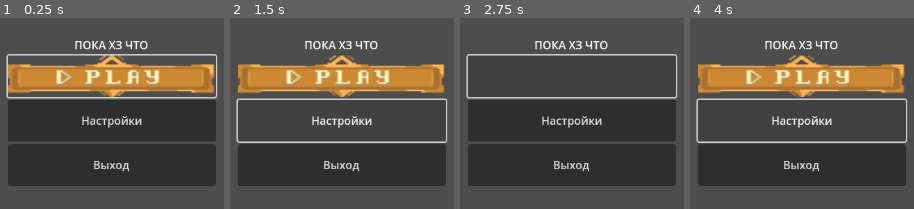
Above: before the commit, frames 1-4 (left to right).
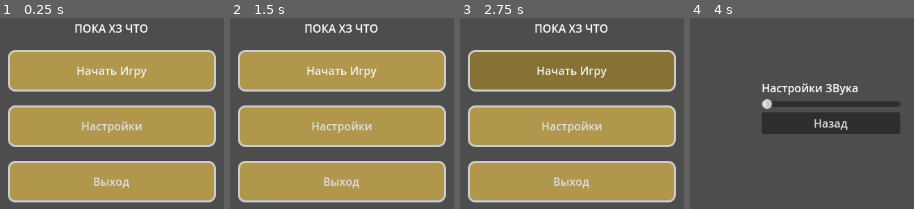
Above: after the commit, the same moments.

Repository: Micoto12/GGJ26
Game: Godot game, scene res://scene/main_menu.tscn
Two runs of this game, one before a commit and one after it. Both use one fixed random seed, a clock stepped at 60 frames per second and the inputs below. Before the commit the project starts from res://main_menu.tscn.
Inputs (mouse positions are in pixels of both pictures, inside the frame that each line leads up to; where the layout moved, square brackets give the same spot in the first picture):
- Up to frame 1 (0.25 s): no input
- Up to frame 2 (1.5 s): click "Настройки" at 0.5 s; click (371, 123) at 1.25 s, where only the run after the commit has a clickable "Назад"
- Up to frame 3 (2.75 s): click (572, 71) [572, 77] at 2 s
- Up to frame 4 (4 s): click (802, 71) [802, 77] at 2.75 s; click "Настройки" at 3.5 s

The runs differ from the first frame. In frame 1, 73% of the frame differs, in the area x 2-97%, y 3-97%; in frame 2, 70%; in frame 3, 73%; in frame 4, 39%.

Commit message:
звуки и менюшка

Diff:
--- a/main_menu.gd
+++ /dev/null
@@ -1,13 +0,0 @@
-extends Control
-
-func _ready():
-	$CenterContainer/VBoxContainer/StartButton.grab_focus()
-
-func _on_start_pressed():
-	get_tree().change_scene_to_file("res://scenes/Game.tscn")
-
-func _on_settings_pressed():
-	get_tree().change_scene_to_file("res://scenes/Settings.tscn")
-
-func _on_exit_pressed():
-	get_tree().quit()
--- a/main_menu.tscn
+++ /dev/null
@@ -1,59 +0,0 @@
-[gd_scene load_steps=4 format=3 uid="uid://derjtg2obkonn"]
-
-[ext_resource type="Script" path="res://main_menu.gd" id="1_jsgwb"]
-[ext_resource type="Texture2D" uid="uid://d1p58gcioqdl6" path="res://Menu_5.png" id="2_160rh"]
-
-[sub_resource type="StyleBoxTexture" id="StyleBoxTexture_i3d57"]
-texture = ExtResource("2_160rh")
-
-[node name="MainMenu" type="Control"]
-layout_direction = 1
-layout_mode = 3
-anchors_preset = 15
-anchor_right = 1.0
-anchor_bottom = 1.0
-offset_left = 48.0
-offset_top = 28.0
-offset_right = 48.0
-offset_bottom = 28.0
-grow_horizontal = 2
-grow_vertical = 2
-script = ExtResource("1_jsgwb")
-
-[node name="CenterContainer" type="CenterContainer" parent="."]
-layout_mode = 1
-anchors_preset = 15
-anchor_right = 1.0
-anchor_bottom = 1.0
-offset_left = -10.0
-offset_top = -9.0
-offset_right = -10.0
-offset_bottom = -9.0
-grow_horizontal = 2
-grow_vertical = 2
-
-[node name="VBoxContainer" type="VBoxContainer" parent="CenterContainer"]
-layout_mode = 2
-alignment = 1
-
-[node name="Label ( название игры)" type="Label" parent="CenterContainer/VBoxContainer"]
-layout_mode = 2
-text = "Пока хз что"
-horizontal_alignment = 1
-vertical_alignment = 1
-uppercase = true
-
-[node name="StartButton" type="Button" parent="CenterContainer/VBoxContainer"]
-custom_minimum_size = Vector2(300, 60)
-layout_mode = 2
-theme_override_styles/normal = SubResource("StyleBoxTexture_i3d57")
-
-[node name="SettingsButton" type="Button" parent="CenterContainer/VBoxContainer"]
-custom_minimum_size = Vector2(300, 60)
-layout_mode = 2
-text = "Настройки"
-
-[node name="ExitButton" type="Button" parent="CenterContainer/VBoxContainer"]
-custom_minimum_size = Vector2(300, 60)
-layout_mode = 2
-text = "Выход"
--- a/new_script.gd
+++ /dev/null
@@ -1,11 +0,0 @@
-extends Node
-
-
-# Called when the node enters the scene tree for the first time.
-func _ready() -> void:
-	pass # Replace with function body.
-
-
-# Called every frame. 'delta' is the elapsed time since the previous frame.
-func _process(delta: float) -> void:
-	pass
--- a/node_2d.tscn
+++ /dev/null
@@ -1,12 +0,0 @@
-[gd_scene load_steps=2 format=3 uid="uid://63oc5fm8wo6c"]
-
-[sub_resource type="RectangleShape2D" id="RectangleShape2D_u483r"]
-size = Vector2(321, 219)
-
-[node name="Character" type="Node2D"]
-
-[node name="CharacterBody2D" type="CharacterBody2D" parent="."]
-
-[node name="CollisionShape2D" type="CollisionShape2D" parent="CharacterBody2D"]
-position = Vector2(197, -36)
-shape = SubResource("RectangleShape2D_u483r")
--- a/project.godot
+++ b/project.godot
@@ -8,13 +8,9 @@
 
 config_version=5
 
-[animation]
-
-compatibility/default_parent_skeleton_in_mesh_instance_3d=true
-
 [application]
 
 config/name="GGJ_Mask"
-run/main_scene="res://main_menu.tscn"
+run/main_scene="res://scene/main_menu.tscn"
 config/features=PackedStringArray("4.3", "Forward Plus")
 config/icon="res://icon.svg"
--- /dev/null
+++ b/scene/Settings.tscn
@@ -0,0 +1,45 @@
+[gd_scene load_steps=2 format=3 uid="uid://cxj5oq6jcmbb0"]
+
+[ext_resource type="Script" path="res://scripts/settings.gd" id="1_b6xkl"]
+
+[node name="SettingsPanel" type="Control"]
+layout_mode = 3
+anchors_preset = 15
+anchor_right = 1.0
+anchor_bottom = 1.0
+grow_horizontal = 2
+grow_vertical = 2
+script = ExtResource("1_b6xkl")
+
+[node name="TextureRect" type="TextureRect" parent="."]
+layout_mode = 0
+offset_right = 40.0
+offset_bottom = 40.0
+
+[node name="VBoxContainer" type="VBoxContainer" parent="."]
+layout_mode = 1
+anchors_preset = 8
+anchor_left = 0.5
+anchor_top = 0.5
+anchor_right = 0.5
+anchor_bottom = 0.5
+offset_left = -20.0
+offset_top = -27.5
+offset_right = 180.0
+offset_bottom = 172.5
+grow_horizontal = 2
+grow_vertical = 2
+
+[node name="Label" type="Label" parent="VBoxContainer"]
+layout_mode = 2
+text = "Настройки ЗВука"
+
+[node name="VolumeSlider" type="HSlider" parent="VBoxContainer"]
+layout_mode = 2
+
+[node name="Button" type="Button" parent="VBoxContainer"]
+layout_mode = 2
+text = "Назад"
+
+[connection signal="value_changed" from="VBoxContainer/VolumeSlider" to="." method="_on_volume_slider_value_changed"]
+[connection signal="pressed" from="VBoxContainer/Button" to="." method="_on_button_pressed"]
--- /dev/null
+++ b/scene/main_menu.tscn
@@ -0,0 +1,134 @@
+[gd_scene load_steps=8 format=3 uid="uid://c6fc48swjj3u4"]
+
+[ext_resource type="Script" path="res://scripts/main_menu.gd" id="1_0d0bq"]
+
+[sub_resource type="StyleBoxEmpty" id="StyleBoxEmpty_87rbu"]
+
+[sub_resource type="StyleBoxFlat" id="StyleBoxFlat_4h3se"]
+bg_color = Color(0.526419, 0.447967, 0.207058, 1)
+border_width_left = 3
+border_width_top = 3
+border_width_right = 3
+border_width_bottom = 3
+corner_radius_top_left = 10
+corner_radius_top_right = 10
+corner_radius_bottom_right = 10
+corner_radius_bottom_left = 10
+
+[sub_resource type="StyleBoxFlat" id="StyleBoxFlat_jn2fx"]
+bg_color = Color(0.227967, 0.70871, 0.326833, 1)
+border_width_left = 3
+border_width_top = 3
+border_width_right = 3
+border_width_bottom = 3
+corner_radius_top_left = 10
+corner_radius_top_right = 10
+corner_radius_bottom_right = 10
+corner_radius_bottom_left = 10
+
+[sub_resource type="StyleBoxFlat" id="StyleBoxFlat_q0dfs"]
+bg_color = Color(0.688627, 0.592325, 0.299309, 1)
+border_width_left = 3
+border_width_top = 3
+border_width_right = 3
+border_width_bottom = 3
+corner_radius_top_left = 10
+corner_radius_top_right = 10
+corner_radius_bottom_right = 10
+corner_radius_bottom_left = 10
+
+[sub_resource type="StyleBoxFlat" id="StyleBoxFlat_063o5"]
+bg_color = Color(0.333333, 0.431373, 0.776471, 1)
+border_width_left = 3
+border_width_top = 3
+border_width_right = 3
+border_width_bottom = 3
+corner_radius_top_left = 10
+corner_radius_top_right = 10
+corner_radius_bottom_right = 10
+corner_radius_bottom_left = 10
+
+[sub_resource type="StyleBoxFlat" id="StyleBoxFlat_kqlhi"]
+bg_color = Color(0.601691, 0.125841, 0.126977, 1)
+border_width_left = 3
+border_width_top = 3
+border_width_right = 3
+border_width_bottom = 3
+corner_radius_top_left = 10
+corner_radius_top_right = 10
+corner_radius_bottom_right = 10
+corner_radius_bottom_left = 10
+
+[node name="MainMenu" type="Control"]
+layout_direction = 1
+layout_mode = 3
+anchors_preset = 15
+anchor_right = 1.0
+anchor_bottom = 1.0
+offset_left = 48.0
+offset_top = 28.0
+offset_right = 48.0
+offset_bottom = 28.0
+grow_horizontal = 2
+grow_vertical = 2
+script = ExtResource("1_0d0bq")
+
+[node name="TextureRect" type="TextureRect" parent="."]
+layout_mode = 0
+offset_right = 40.0
+offset_bottom = 40.0
+
+[node name="CenterContainer" type="CenterContainer" parent="."]
+layout_mode = 1
+anchors_preset = 15
+anchor_right = 1.0
+anchor_bottom = 1.0
+offset_left = -10.0
+offset_top = -9.0
+offset_right = -10.0
+offset_bottom = -9.0
+grow_horizontal = 2
+grow_vertical = 2
+
+[node name="Main" type="VBoxContainer" parent="CenterContainer"]
+layout_mode = 2
+theme_override_constants/separation = 20
+alignment = 1
+
+[node name="Label ( название игры)" type="Label" parent="CenterContainer/Main"]
+layout_mode = 2
+text = "Пока хз что"
+horizontal_alignment = 1
+vertical_alignment = 1
+uppercase = true
+
+[node name="StartButton" type="Button" parent="CenterContainer/Main"]
+custom_minimum_size = Vector2(300, 60)
+layout_mode = 2
+theme_override_styles/focus = SubResource("StyleBoxEmpty_87rbu")
+theme_override_styles/hover = SubResource("StyleBoxFlat_4h3se")
+theme_override_styles/pressed = SubResource("StyleBoxFlat_jn2fx")
+theme_override_styles/normal = SubResource("StyleBoxFlat_q0dfs")
+text = "Начать Игру"
+
+[node name="SettingsButton" type="Button" parent="CenterContainer/Main"]
+custom_minimum_size = Vector2(300, 60)
+layout_mode = 2
+theme_override_styles/focus = SubResource("StyleBoxEmpty_87rbu")
+theme_override_styles/hover = SubResource("StyleBoxFlat_4h3se")
+theme_override_styles/pressed = SubResource("StyleBoxFlat_063o5")
+theme_override_styles/normal = SubResource("StyleBoxFlat_q0dfs")
+text = "Настройки"
+
+[node name="ExitButton" type="Button" parent="CenterContainer/Main"]
+custom_minimum_size = Vector2(300, 60)
+layout_mode = 2
+theme_override_styles/focus = SubResource("StyleBoxEmpty_87rbu")
+theme_override_styles/hover = SubResource("StyleBoxFlat_4h3se")
+theme_override_styles/pressed = SubResource("StyleBoxFlat_kqlhi")
+theme_override_styles/normal = SubResource("StyleBoxFlat_q0dfs")
+text = "Выход"
+
+[connection signal="pressed" from="CenterContainer/Main/StartButton" to="." method="_on_start_button_pressed"]
+[connection signal="pressed" from="CenterContainer/Main/SettingsButton" to="." method="_on_settings_button_pressed"]
+[connection signal="pressed" from="CenterContainer/Main/ExitButton" to="." method="_on_exit_button_pressed"]
--- /dev/null
+++ b/scripts/main_menu.gd
@@ -0,0 +1,31 @@
+extends Control
+
+func _ready():
+	# Путь был исправлен ранее с учетом имени "Main buttons"
+	$CenterContainer/Main/StartButton.grab_focus()
+	load_settings()
+
+# Функции кнопок:
+func _on_exit_button_pressed() -> void:
+	print("Нажал на выход!")
+	get_tree().quit()
+func _on_settings_button_pressed() -> void:
+	get_tree().change_scene_to_file("res://scene/Settings.tscn")
+func _on_start_button_pressed() -> void:
+	get_tree().change_scene_to_file("res://scene/Game.tscn")
+
+func load_settings():
+	var config = ConfigFile.new()
+	var error = config.load("user://settings.cfg")
+
+	if error == OK:
+		var saved_volume = config.get_value("Audio", "MasterVolume", 1.0)
+		# Убедимся, что значение прочитано
+		print("Загруженная громкость: ", saved_volume)
+
+		var bus_index = AudioServer.get_bus_index("Master")
+		var db_value = linear_to_db(saved_volume)
+		AudioServer.set_bus_volume_db(bus_index, db_value)
+	else:
+		# Это сообщение появится при первом запуске, пока файла нет
+		print("Файл настроек не найден или ошибка загрузки: ", error)
--- /dev/null
+++ b/scripts/settings.gd
@@ -0,0 +1,40 @@
+extends Control
+func _ready():
+	load_slider_position()
+
+func load_slider_position():
+	var config = ConfigFile.new()
+	var error = config.load("user://settings.cfg")
+	var volume_slider_node = find_child("VolumeSlider") # Находим ползунок
+
+	if error == OK and volume_slider_node:
+		# Читаем сохраненное значение
+		var saved_volume = config.get_value("Audio", "MasterVolume", 1.0)
+
+		# Устанавливаем позицию ползунка на загруженное значение
+		volume_slider_node.value = saved_volume
+
+		# Также сразу применяем громкость (на всякий случай)
+		_on_volume_slider_value_changed(saved_volume)
+func _on_volume_slider_value_changed(value: float) -> void:
+	var bus_index = AudioServer.get_bus_index("Master")
+	var db_value = linear_to_db(value)
+	AudioServer.set_bus_volume_db(bus_index, db_value)
+
+func _on_button_pressed() -> void: # Предполагается, что это кнопка "Назад"
+	var config = ConfigFile.new()
+
+	# Используем find_child() для поиска ползунка по имени
+	var volume_slider_node = find_child("VolumeSlider")
+
+	if volume_slider_node:
+		# Убедимся, что значение записывается
+		print("Сохраняем громкость: ", volume_slider_node.value)
+		config.set_value("Audio", "MasterVolume", volume_slider_node.value)
+
+		# Файл user://settings.cfg будет создан автоматически здесь
+		var error = config.save("user://settings.cfg")
+		if error != OK:
+			print("ОШИБКА сохранения файла: ", error)
+
+	get_tree().change_scene_to_file("res://scene/main_menu.tscn")
--- a/settings_panel.tscn
+++ /dev/null
@@ -1,38 +0,0 @@
-[gd_scene format=3 uid="uid://cxj5oq6jcmbb0"]
-
-[node name="SettingsPanel" type="Control"]
-layout_mode = 3
-anchors_preset = 15
-anchor_right = 1.0
-anchor_bottom = 1.0
-grow_horizontal = 2
-grow_vertical = 2
-
-[node name="Panel" type="Panel" parent="."]
-layout_mode = 0
-offset_right = 40.0
-offset_bottom = 40.0
-
-[node name="VBoxContainer" type="VBoxContainer" parent="Panel"]
-layout_mode = 0
-offset_right = 40.0
-offset_bottom = 40.0
-
-[node name="Label2" type="Label" parent="Panel/VBoxContainer"]
-layout_mode = 2
-text = "Настройки"
-
-[node name="HBoxContainer" type="HBoxContainer" parent="Panel/VBoxContainer"]
-layout_mode = 2
-
-[node name="Label" type="Label" parent="Panel/VBoxContainer/HBoxContainer"]
-layout_mode = 2
-text = "Музыка
-"
-
-[node name="MusicSlider" type="HSlider" parent="Panel/VBoxContainer/HBoxContainer/Label"]
-layout_mode = 0
-offset_right = 8.0
-offset_bottom = 16.0
-max_value = 1.0
-step = 0.01
Renamed: Menu_5.png -> assets/Menu_5.png
Not shown, changed: assets/Menu_5.png.import
Not shown, added: scene/mai33AD.tmp
Not shown, added: scene/maiDEEC.tmp
Not shown, added: scene/maiF0AF.tmp
